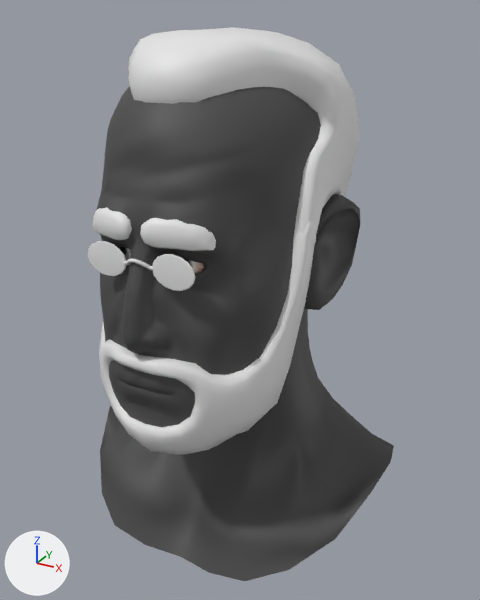
The Blender file Heads/Citizens/Human/Males/Thin/Type1/Head_Citizen_Human_Male_Thin_Type1.1.blend: old version first, new version second.
The view is the same before and after, from a 50 mm lens placed at (0.211, -0.38, 1.899), pointed at (0.008, -0.012, 1.715). Lighting does not change. The marker at lower left points along +X, +Y and +Z. The picture after the commit comes second.

The older version as bpy lines, for what is in view:
```python
me_head_citizen_human_thin_type1_1 = bpy.data.meshes.new('Head_Citizen_Human_Thin_Type1.1')
me_head_citizen_human_thin_type1_1.from_pydata(...)  # 2851 vertices, 2735 faces; spans x -0.117..0.117, y -0.126..0.094, z 1.452..1.758
# faces by material slot: [1187, 324, 68, 836, 160, 160]
me_head_citizen_human_thin_type1_1.materials.append(mat_material_head_citizen_human_thin_type1_1)
me_head_citizen_human_thin_type1_1.materials.append(mat_material_head_human_teeth_eyes)
me_head_citizen_human_thin_type1_1.materials.append(mat_material_head_human_teeth_eyes_001)
me_head_citizen_human_thin_type1_1.materials.append(mat_material_hair)  # white #e7e7e7
me_head_citizen_human_thin_type1_1.materials.append(mat_material_pincenezframe)  # white #e7e7e7
me_head_citizen_human_thin_type1_1.materials.append(mat_material_glass)  # white #e7e7e7
ob_head_citizen_human_thin_type1_1 = bpy.data.objects.new('Head_Citizen_Human_Thin_Type1.1', me_head_citizen_human_thin_type1_1)
ob_head_citizen_human_thin_type1_1.location = (0.0, 0.0, -0.1012)
ob_head_citizen_human_thin_type1_1.scale = (1.0, 1.0, 1.13)
```
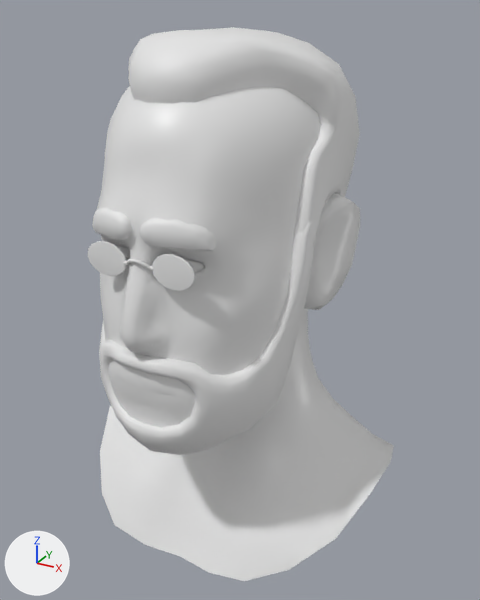
Boxes [x1, y1, x2, y2] around the edits, measured in the pictures (480 x 600 px):
part 1 of me_head_citizen_human_thin_type1_1, recoloured (lighter): [97, 86, 394, 581] in both

The change in detail:
Material 'Material_Head_Citizen_Human_Male_Thin_Type1.1' (mat_material_head_citizen_human_male_thin_type1_1) is new.
Its base color is (0.8, 0.8, 0.8) (white #e7e7e7).
Its roughness is 0.4.
me_head_citizen_human_thin_type1_1 has 2851 vertices, 2735 faces and spans x -0.117..0.117, y -0.126..0.094, z 1.452..1.758.
me_head_citizen_human_thin_type1_1 is used by ob_head_citizen_human_thin_type1_1; location (0.0, 0.0, -0.1012); scale (1.0, 1.0, 1.13).
me_head_citizen_human_thin_type1_1 part 1: all 1187 faces that had it switch from mat_material_head_citizen_human_thin_type1_1 to mat_material_head_citizen_human_male_thin_type1_1 (white #e7e7e7).
